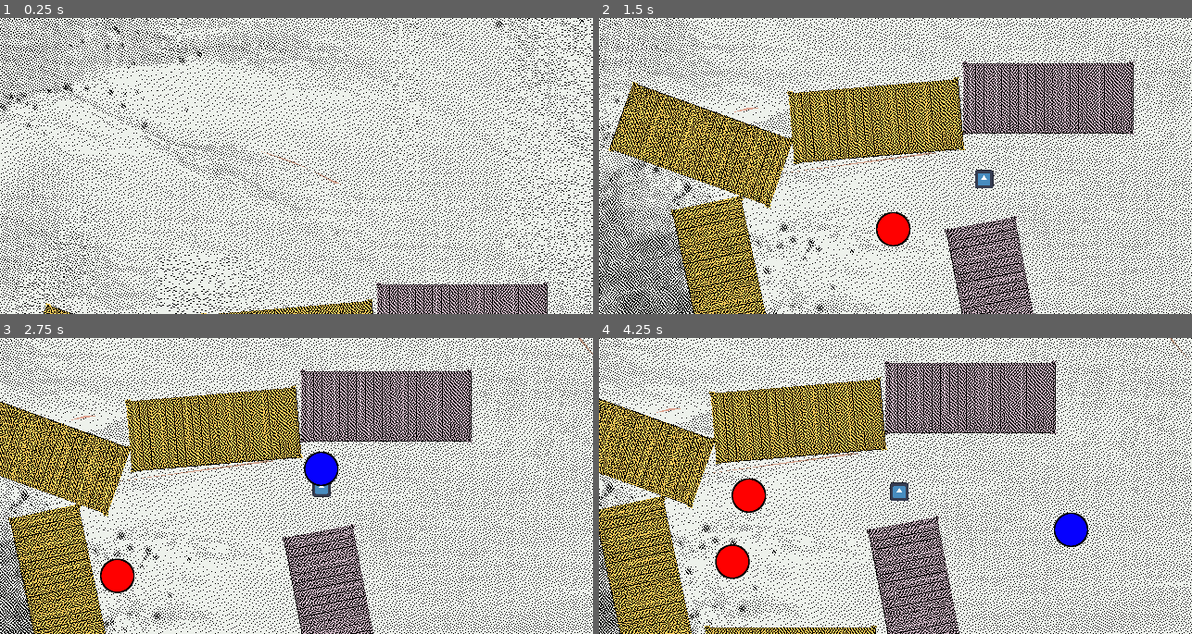
Above: before the commit, frames 1-4 (two rows, left to right).
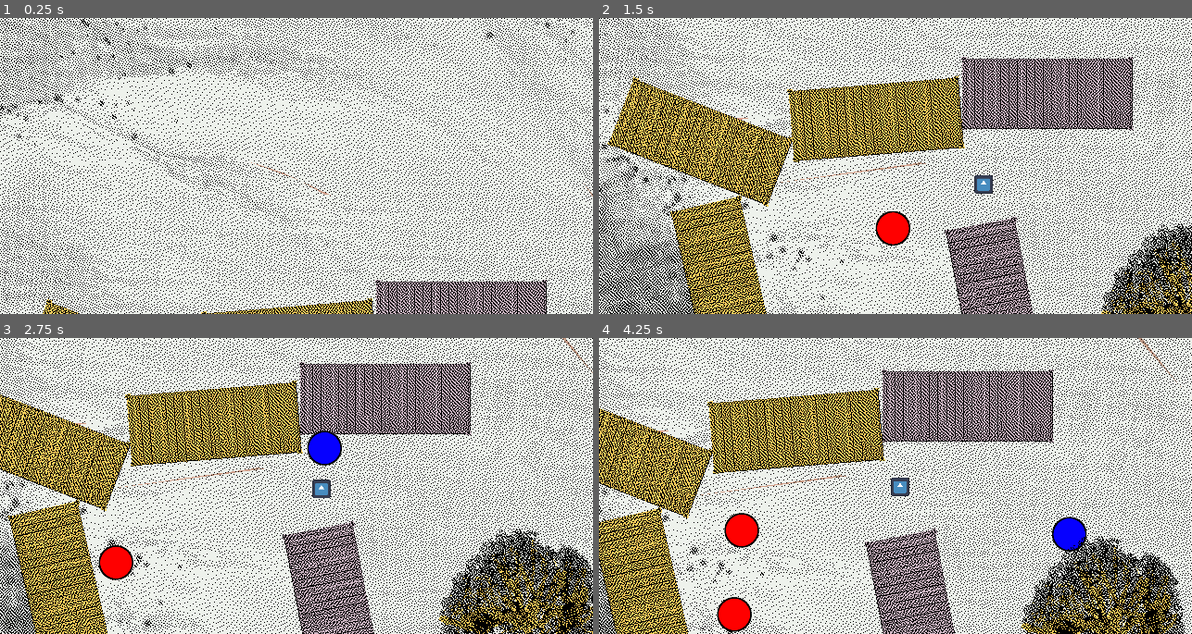
Above: after the commit, the same moments.

Repository: HalfdanBrage/nordicGame
Game: Godot game, scene res://Levels/test-level-1.tscn
Two runs of this game, one before a commit and one after it. Both use one fixed random seed, a clock stepped at 60 frames per second and the inputs below. The engine's default icon, where the game draws it, is replaced by a stand-in: a white triangle on a blue panel in a dark square.
Inputs (mouse positions are in pixels of both pictures, inside the frame that each line leads up to):
- Up to frame 1 (0.25 s): no input
- Up to frame 2 (1.5 s): move the mouse to (1025, 151) at 0.52 s; tap Space (shoot) at 0.6 s; move the mouse to (776, 180) at 1.27 s; tap X (swap) at 1.35 s
- Up to frame 3 (2.75 s): move the mouse to (355, 420) at 2.02 s; tap Space (shoot) at 2.1 s
- Up to frame 4 (4.25 s): move the mouse to (865, 545) at 2.77 s; tap X (swap) at 2.85 s; move the mouse to (1073, 530) at 3.52 s; tap Space (shoot) at 3.6 s

The runs differ from the first frame. In frame 1, 22% of the frame differs, in the area x 0-100%, y 0-100%; in frame 2, 34%; in frame 3, 36%; in frame 4, 38%.

Commit message:
Fixed pixelsnap somewhat

Diff:
--- a/Levels/test-level-1.tscn
+++ b/Levels/test-level-1.tscn
@@ -1,14 +1,17 @@
-[gd_scene load_steps=8 format=3 uid="uid://cu36wcnfb58pr"]
+[gd_scene load_steps=9 format=3 uid="uid://ckeq4p1y4c2ak"]
 
 [ext_resource type="PackedScene" path="res://Entities/Player/player.tscn" id="1_wbot4"]
-[ext_resource type="PackedScene" uid="uid://dnp17dosmjr5m" path="res://Entities/Camera.tscn" id="2_70fdi"]
+[ext_resource type="PackedScene" uid="uid://cg5jkbbj5pddo" path="res://Entities/Camera.tscn" id="2_70fdi"]
 [ext_resource type="Texture2D" uid="uid://dl1gsqtmxsoq1" path="res://Assets/Backgrounds/desert_simple.png" id="3_syf8e"]
 [ext_resource type="Texture2D" uid="uid://c8lqrif543f32" path="res://Assets/Terrain/container_yel.png" id="4_g7afr"]
-[ext_resource type="Texture2D" uid="uid://ber30lpp65w3n" path="res://Assets/Terrain/container_gre.png" id="5_5vvla"]
+[ext_resource type="Texture2D" uid="uid://demfvb8ycgbfi" path="res://Assets/Terrain/tree1_yel.png" id="6_7g1op"]
 [ext_resource type="Texture2D" uid="uid://bbmgjkkhl14ay" path="res://Assets/Terrain/container_pur.png" id="6_isl2p"]
 
 [sub_resource type="RectangleShape2D" id="RectangleShape2D_3u15y"]
 size = Vector2(178, 70)
+
+[sub_resource type="CircleShape2D" id="CircleShape2D_hfkna"]
+radius = 24.0
 
 [node name="Test-level-1" type="Node2D"]
 
@@ -16,88 +19,112 @@
 
 [node name="DesertSimple" type="Sprite2D" parent="Background"]
 texture_filter = 1
-position = Vector2(548, -210)
+position = Vector2(-392, -626)
 texture = ExtResource("3_syf8e")
+centered = false
 
 [node name="Camera2D" parent="." instance=ExtResource("2_70fdi")]
 
 [node name="Player" parent="." instance=ExtResource("1_wbot4")]
 
-[node name="Container6" type="StaticBody2D" parent="."]
-position = Vector2(179, -180)
-scale = Vector2(1, 1)
+[node name="Container2" type="StaticBody2D" parent="."]
+position = Vector2(-269, -202)
+rotation = 0.368512
 
-[node name="ContainerYel" type="Sprite2D" parent="Container6"]
+[node name="ContainerYel" type="Sprite2D" parent="Container2"]
 texture_filter = 1
-texture = ExtResource("6_isl2p")
+texture = ExtResource("4_g7afr")
+centered = false
 
-[node name="CollisionShape2D" type="CollisionShape2D" parent="Container6"]
+[node name="CollisionShape2D" type="CollisionShape2D" parent="Container2"]
+position = Vector2(93, 40)
 shape = SubResource("RectangleShape2D_3u15y")
 
-[node name="Container5" type="StaticBody2D" parent="."]
-position = Vector2(123, 46)
-rotation = 1.38196
-scale = Vector2(1, 1)
+[node name="Container" type="StaticBody2D" parent="."]
+position = Vector2(-105, 77)
 
-[node name="ContainerYel" type="Sprite2D" parent="Container5"]
+[node name="ContainerYel" type="Sprite2D" parent="Container"]
 texture_filter = 1
-texture = ExtResource("6_isl2p")
+texture = ExtResource("4_g7afr")
+centered = false
 
-[node name="CollisionShape2D" type="CollisionShape2D" parent="Container5"]
+[node name="CollisionShape2D" type="CollisionShape2D" parent="Container"]
+position = Vector2(93, 40)
 shape = SubResource("RectangleShape2D_3u15y")
 
 [node name="Container4" type="StaticBody2D" parent="."]
-position = Vector2(-196, -129)
-rotation = -2.79716
-scale = Vector2(1, 1)
+position = Vector2(85, -223)
 
 [node name="ContainerYel" type="Sprite2D" parent="Container4"]
 texture_filter = 1
-texture = ExtResource("4_g7afr")
+texture = ExtResource("6_isl2p")
+centered = false
 
 [node name="CollisionShape2D" type="CollisionShape2D" parent="Container4"]
+position = Vector2(93, 40)
 shape = SubResource("RectangleShape2D_3u15y")
 
 [node name="Container3" type="StaticBody2D" parent="."]
-position = Vector2(-171, 24)
-rotation = 1.36232
+position = Vector2(-103, -188)
+rotation = -0.0805307
 
 [node name="ContainerYel" type="Sprite2D" parent="Container3"]
 texture_filter = 1
 texture = ExtResource("4_g7afr")
+centered = false
 
 [node name="CollisionShape2D" type="CollisionShape2D" parent="Container3"]
+position = Vector2(93, 40)
 shape = SubResource("RectangleShape2D_3u15y")
 
-[node name="Container2" type="StaticBody2D" parent="."]
-position = Vector2(-7, -155)
-rotation = -0.083679
+[node name="Container7" type="StaticBody2D" parent="."]
+position = Vector2(-153, -74)
+rotation = 1.34453
 
-[node name="ContainerYel" type="Sprite2D" parent="Container2"]
+[node name="ContainerYel" type="Sprite2D" parent="Container7"]
 texture_filter = 1
 texture = ExtResource("4_g7afr")
+centered = false
 
-[node name="CollisionShape2D" type="CollisionShape2D" parent="Container2"]
+[node name="CollisionShape2D" type="CollisionShape2D" parent="Container7"]
+position = Vector2(93, 40)
 shape = SubResource("RectangleShape2D_3u15y")
 
-[node name="Container" type="StaticBody2D" parent="."]
-position = Vector2(-15, 106)
+[node name="Container8" type="StaticBody2D" parent="."]
+position = Vector2(144, -51)
+rotation = 1.38067
 
-[node name="ContainerYel" type="Sprite2D" parent="Container"]
+[node name="ContainerYel" type="Sprite2D" parent="Container8"]
 texture_filter = 1
-texture = ExtResource("4_g7afr")
+texture = ExtResource("6_isl2p")
+centered = false
 
-[node name="CollisionShape2D" type="CollisionShape2D" parent="Container"]
+[node name="CollisionShape2D" type="CollisionShape2D" parent="Container8"]
+position = Vector2(93, 40)
 shape = SubResource("RectangleShape2D_3u15y")
 
-[node name="ContainerGre" type="Sprite2D" parent="."]
-visible = false
-position = Vector2(-159, 14)
-rotation = 1.0779
-texture = ExtResource("5_5vvla")
+[node name="Container9" type="StaticBody2D" parent="."]
+position = Vector2(219, 137)
+rotation = -0.0727584
 
-[node name="ContainerPur" type="Sprite2D" parent="."]
-visible = false
-position = Vector2(131, 68)
-rotation = 1.5708
+[node name="ContainerYel" type="Sprite2D" parent="Container9"]
+texture_filter = 1
 texture = ExtResource("6_isl2p")
+centered = false
+
+[node name="CollisionShape2D" type="CollisionShape2D" parent="Container9"]
+position = Vector2(93, 40)
+shape = SubResource("RectangleShape2D_3u15y")
+
+[node name="Tree" type="StaticBody2D" parent="."]
+position = Vector2(231, -48)
+
+[node name="CollisionShape2D" type="CollisionShape2D" parent="Tree"]
+position = Vector2(101, 99)
+shape = SubResource("CircleShape2D_hfkna")
+
+[node name="Tree1Yel" type="Sprite2D" parent="Tree"]
+z_index = 10
+texture_filter = 1
+texture = ExtResource("6_7g1op")
+centered = false
Not shown: 1 places in Entities/Camera.tscn that only renumber resources
Not shown: 1 places in Levels/test-level-0.tscn that only renumber resources
